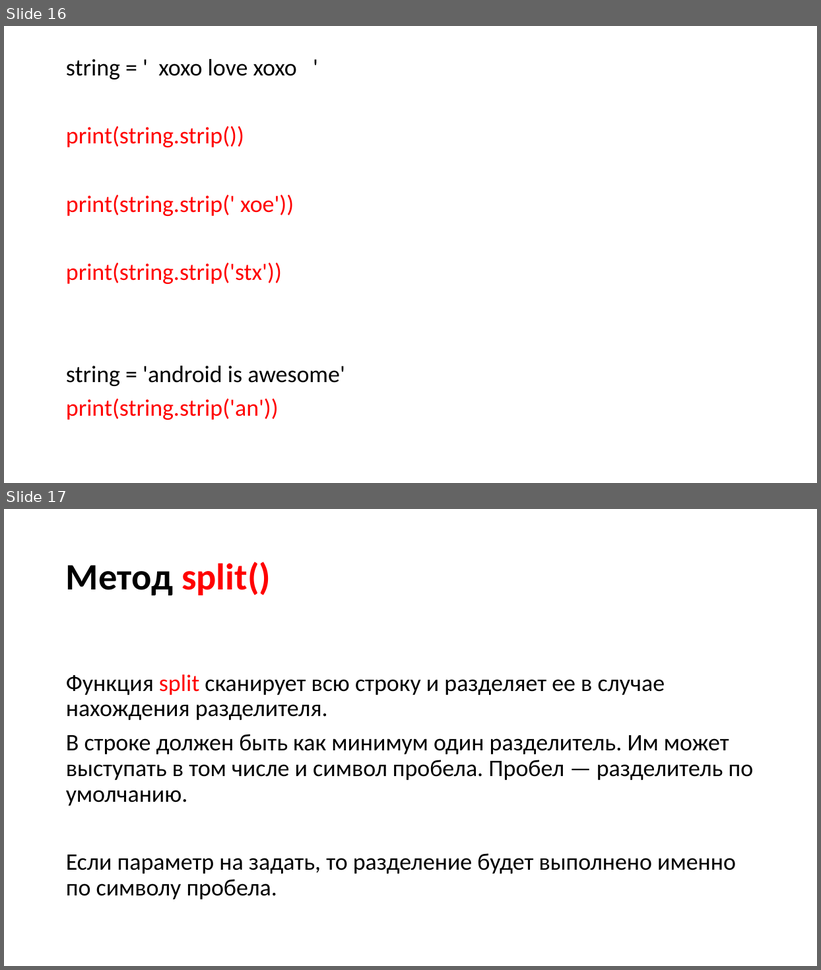
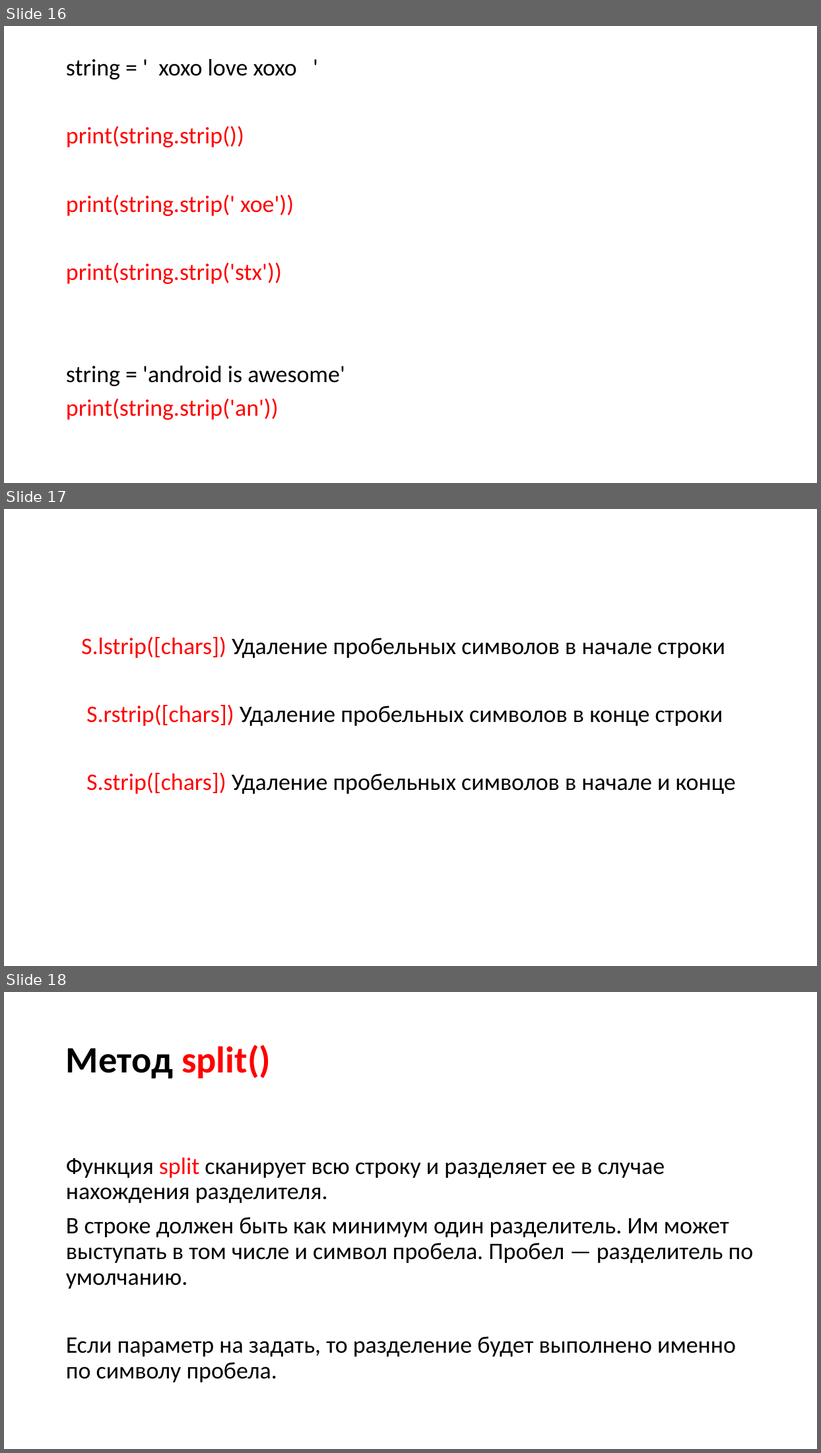
Before and after one commit to xDes-by/test, a slide deck: Презентация6.pptx. Shown one above the other, each under a label of ours: slides 16 and 17 before the commit, slides 16, 17 and 18 after it. The pictures are 821x970 and 821x1453 pixels, drawn with LibreOffice and Linux fonts; fonts in the diff are those of the drawing. Boxes give left, top, right and bottom in pixels: in the first picture for what was removed or moved away, otherwise in the second. Text is boxed around its words. In the diff, an @@ line names an element or a change of style, - is before the commit and + after.

```diff
--- a/Презентация6.pptx
+++ b/Презентация6.pptx
@@ slide 17 added at (4,509,817,966), background #FFFFFF @@
@@ text added at (81,637,736,794), 28 pt, text #000000 @@
+S.lstrip([chars]) Удаление пробельных символов в начале строки
+S.rstrip([chars]) Удаление пробельных символов в конце строки
+S.strip([chars]) Удаление пробельных символов в начале и конце
@@ what was slide 17 is now slide 18 @@
```
Also in this commit, not shown: 1 other slide added, 2 other files.
